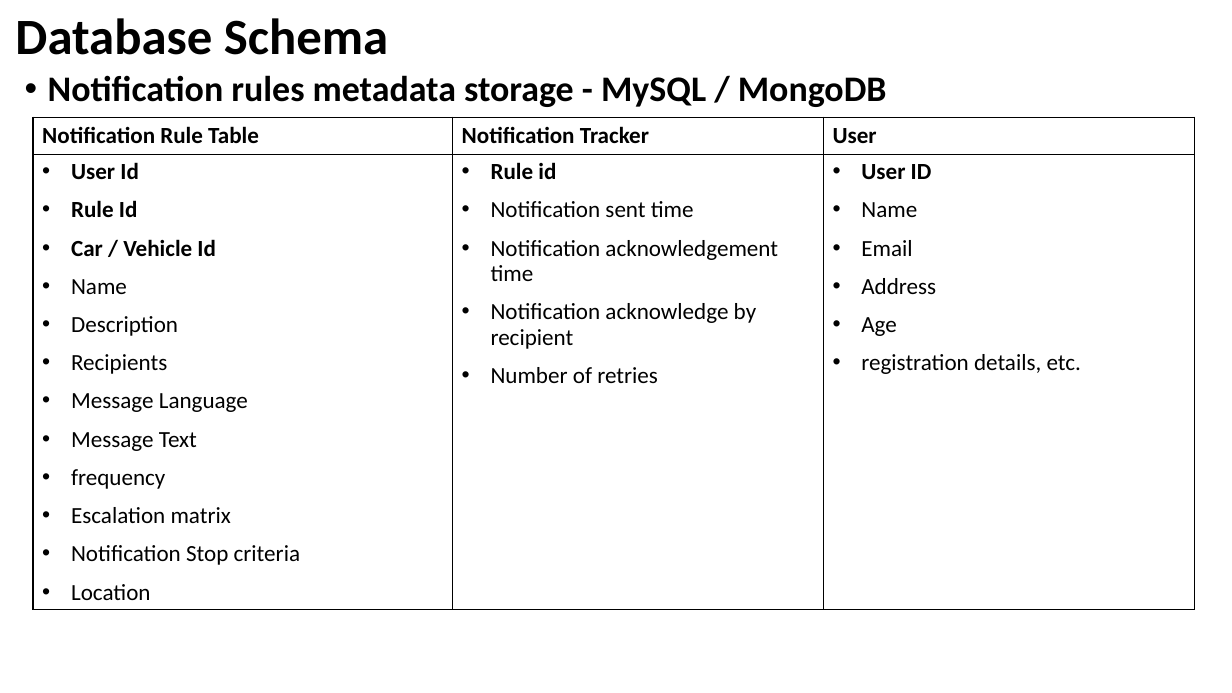
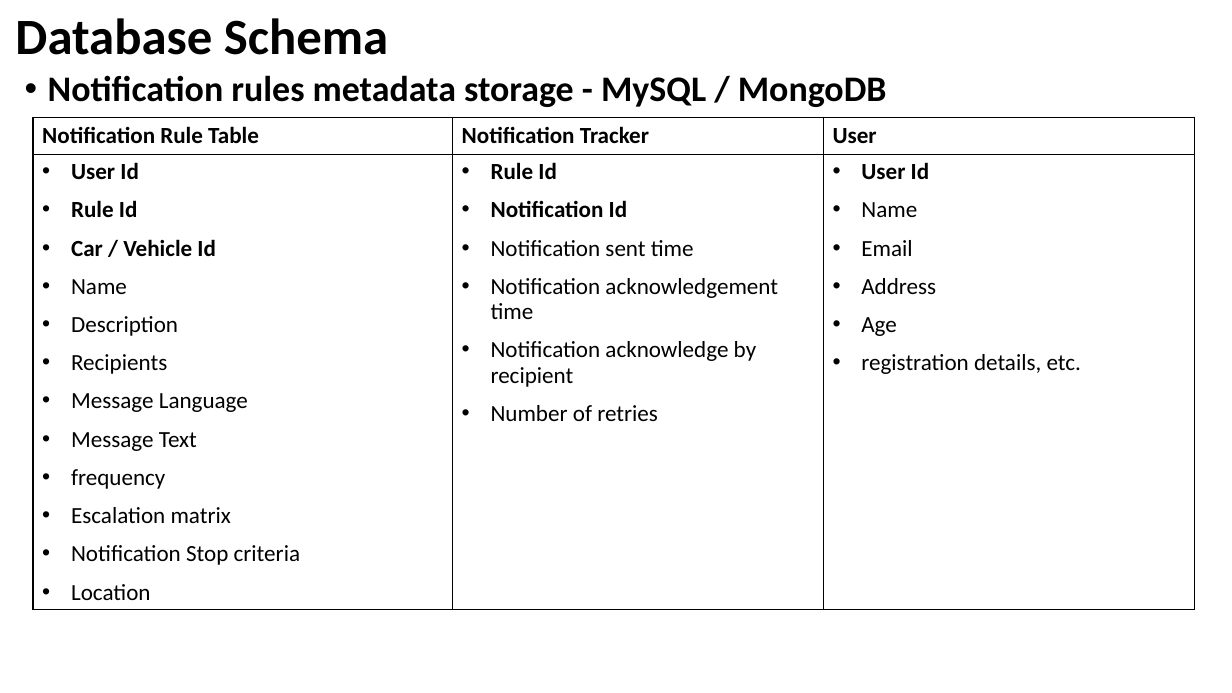
Before and after one commit to debashismohanty/crud, a slide deck: slide 7 of Presentation RMCH Unit.pptx. Drawn at 1232x693 pixels with LibreOffice and Linux fonts; fonts in the diff are those of the drawing. Boxes give left, top, right and bottom in pixels: in the first picture for what was removed or moved away, otherwise in the second. Text is boxed around its words. In the diff, an @@ line names an element or a change of style, - is before the commit and + after.

```diff
--- a/Presentation RMCH Unit.pptx
+++ b/Presentation RMCH Unit.pptx
@@ table at <box>33,117,1194,604</box> @@
-row 2, column 2: Rule id / Notification sent time / Notification acknowledgement time / Notification acknowledge by recipient / Number of retries
+row 2, column 2: Rule Id / Notification Id / Notification sent time / Notification acknowledgement time / Notification acknowledge by recipient / Number of retries
-row 2, column 3: User ID / Name / Email / Address / Age / registration details, etc.
+row 2, column 3: User Id / Name / Email / Address / Age / registration details, etc.
```
Also in this commit, not shown: 5 other slides changed, 1 slide added.
